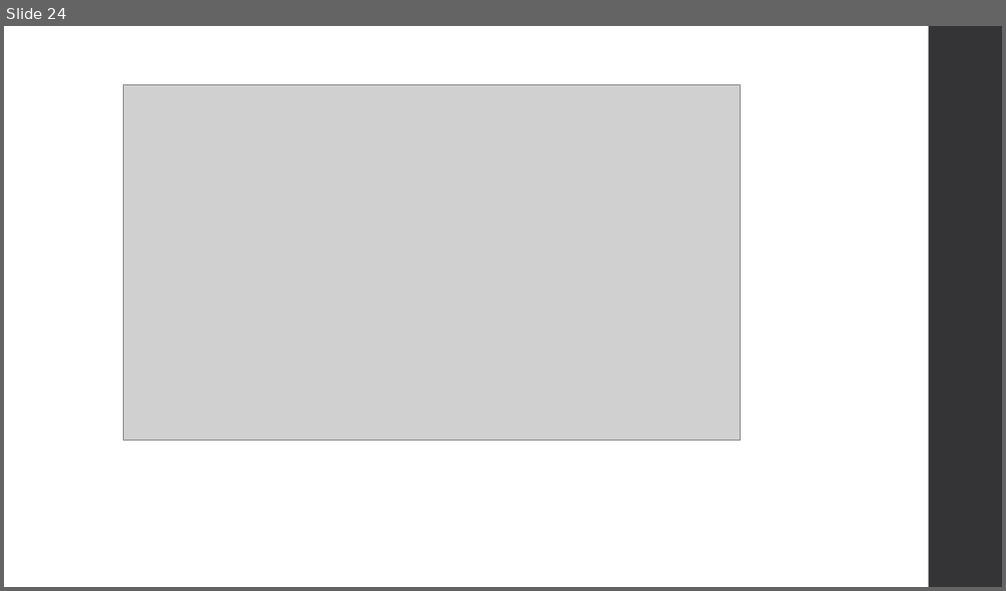
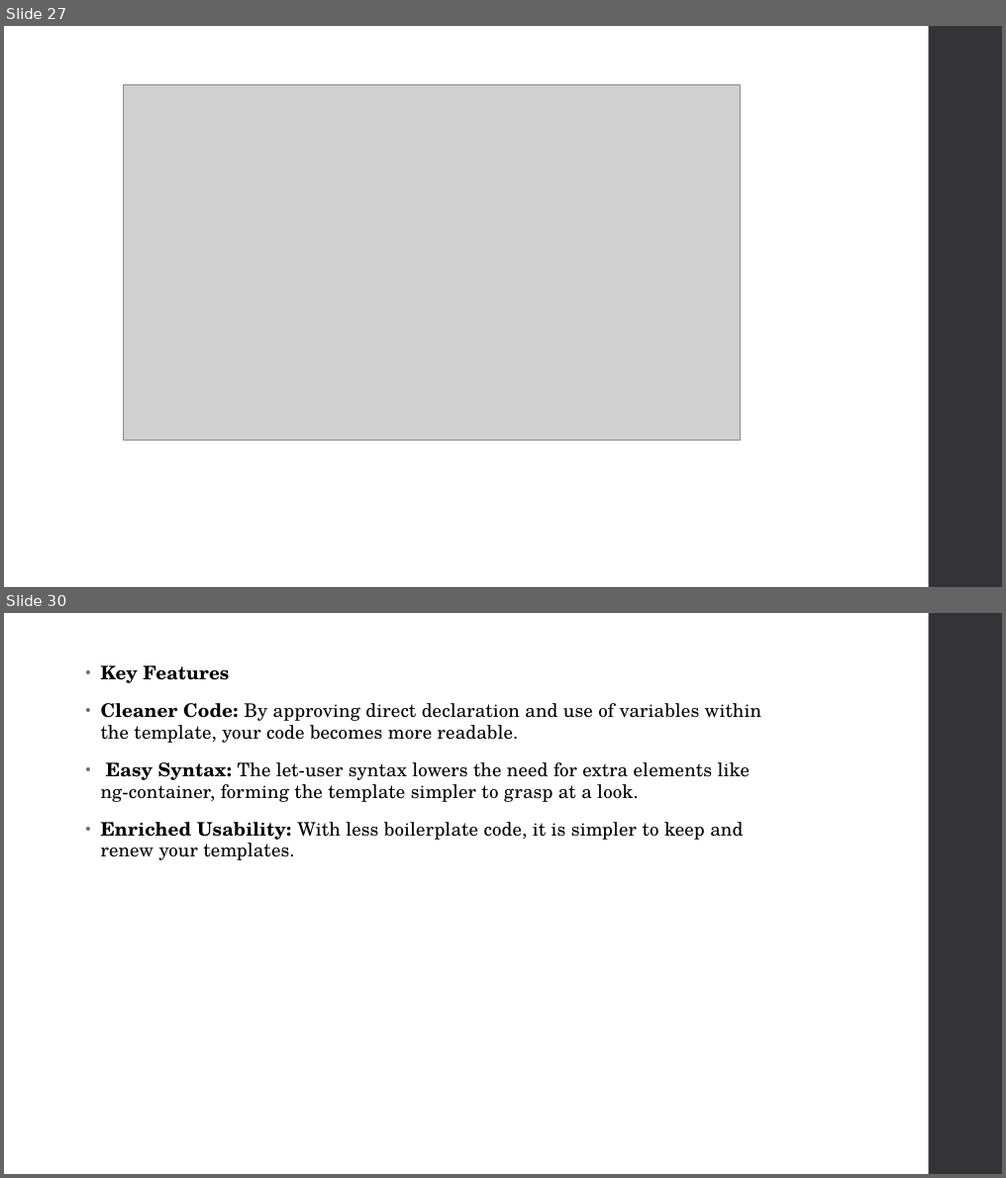
Before and after one commit to Abhijett/Streams, a slide deck: Signals.pptx. Shown one above the other, each under a label of ours: slide 24 before the commit, slides 27 and 30 after it; the slides between them are not shown. The pictures are 1006x591 and 1006x1178 pixels, drawn with LibreOffice and Linux fonts; fonts in the diff are those of the drawing; grey boxes stand for pictures. Boxes give left, top, right and bottom in pixels: in the first picture for what was removed or moved away, otherwise in the second. Text is boxed around its words. In the diff, an @@ line names an element or a change of style, - is before the commit and + after.

```diff
--- a/Signals.pptx
+++ b/Signals.pptx
@@ slide 30 added at [4,613,1002,1174], background #FFFFFF; not listed: 1 template element that a slide beside it also shows @@
@@ text added at [101,665,761,861], 18 pt, text #000000 @@
+• Key Features
+• Cleaner Code: By approving direct declaration and use of variables within the template, your code becomes more readable.
+• Easy Syntax: The let-user syntax lowers the need for extra elements like ng-container, forming the template simpler to grasp at a look.
+• Enriched Usability: With less boilerplate code, it is simpler to keep and renew your templates.
@@ what was slide 24 is now slide 27 @@
```
Also in this commit, not shown: 3 slides changed, 10 other slides added, 2 slides removed.
